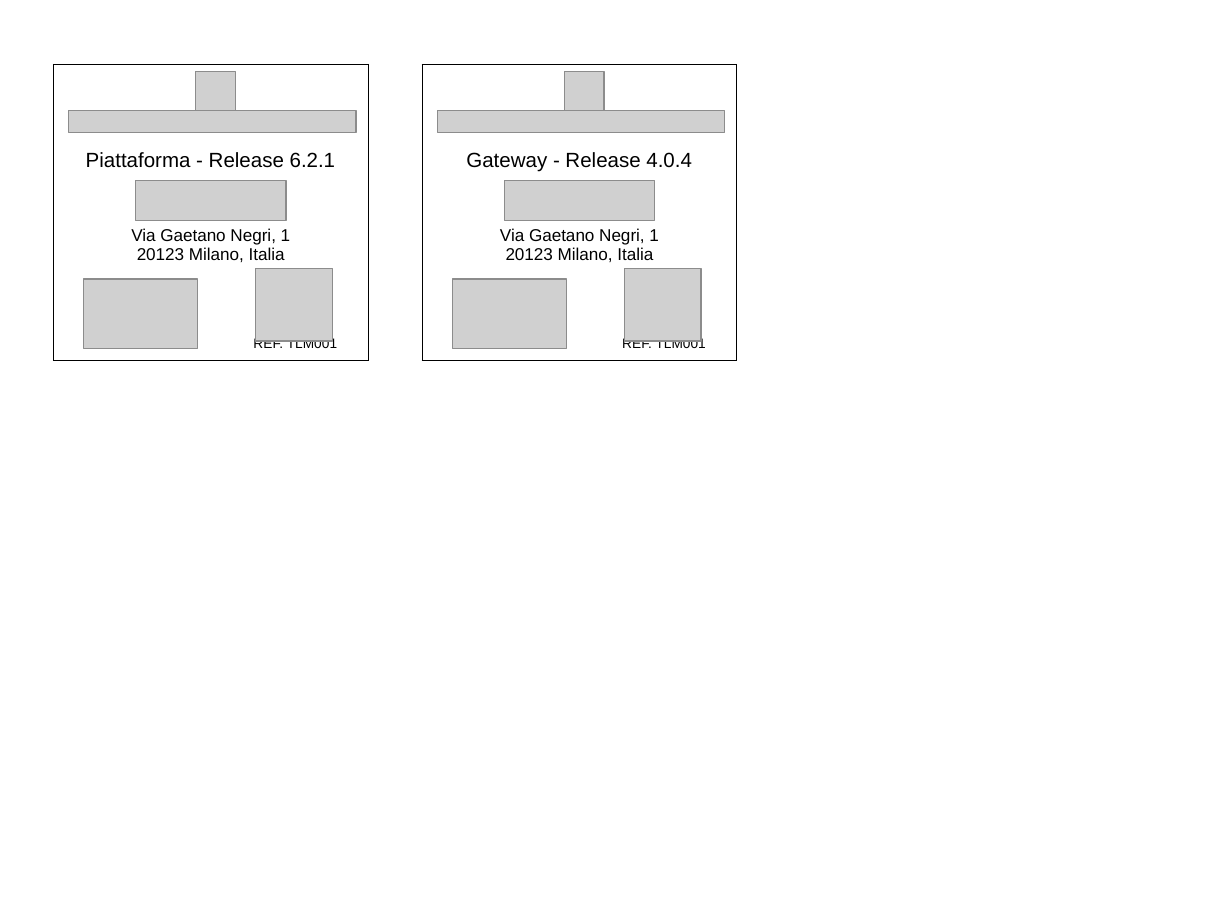
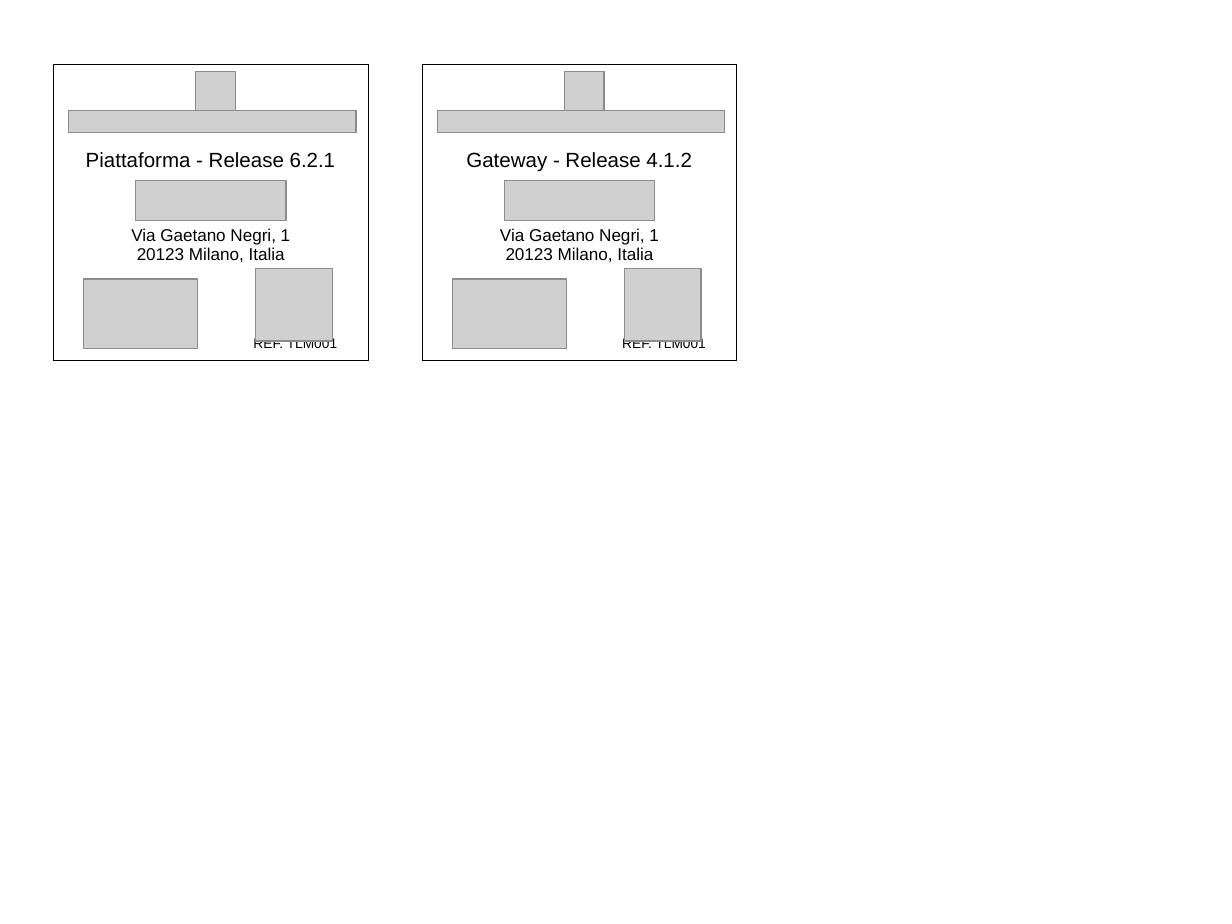
Before and after one commit to Francesco-Zaio/app-android, a slide deck: slide 1 of Etichetta CE_v2.ppt. Drawn at 1232x924 pixels with LibreOffice and Linux fonts; fonts in the diff are those of the drawing; grey boxes stand for pictures. Boxes give left, top, right and bottom in pixels: in the first picture for what was removed or moved away, otherwise in the second. Text is boxed around its words. In the diff, an @@ line names an element or a change of style, - is before the commit and + after.

Commit message:
Release 4.1.2.a, agenda paziente, invio singola misure, bug fix valore INR Coagucheck XS (M.Martini)

```diff
--- a/Etichetta CE_v2.ppt
+++ b/Etichetta CE_v2.ppt
@@ table at bbox=[423, 64, 738, 360] @@
-row 2, column 1: Gateway - Release 4.0.4
+row 2, column 1: Gateway - Release 4.1.2
```
Also in this commit, not shown: 7 other files.
